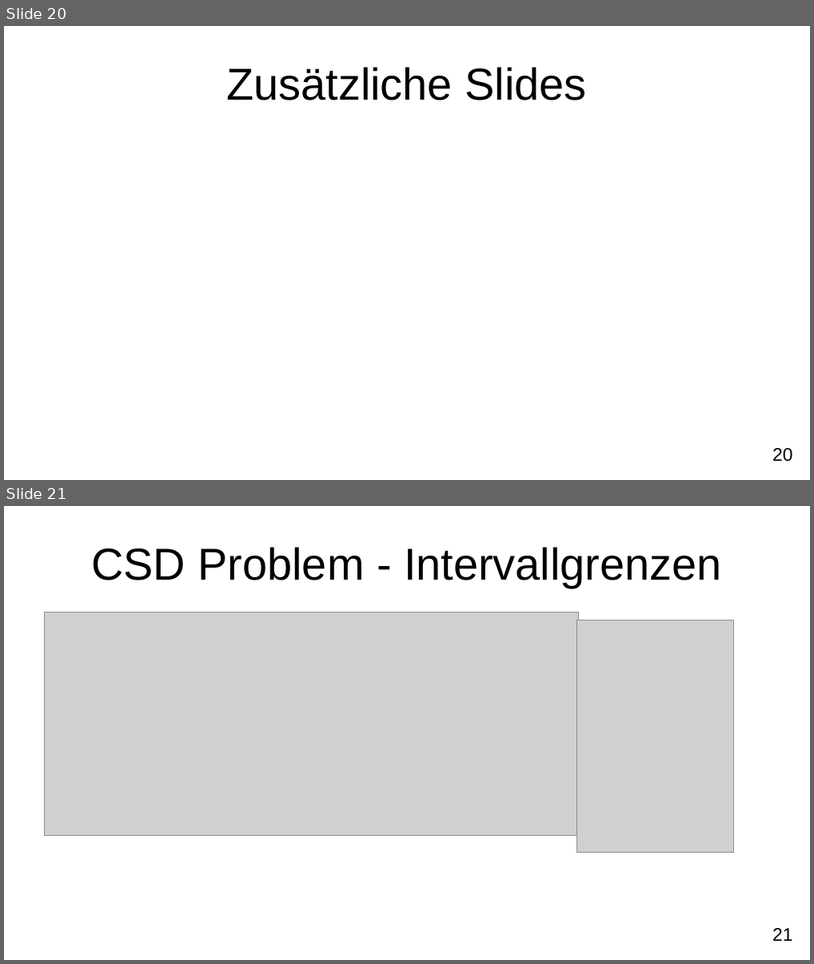
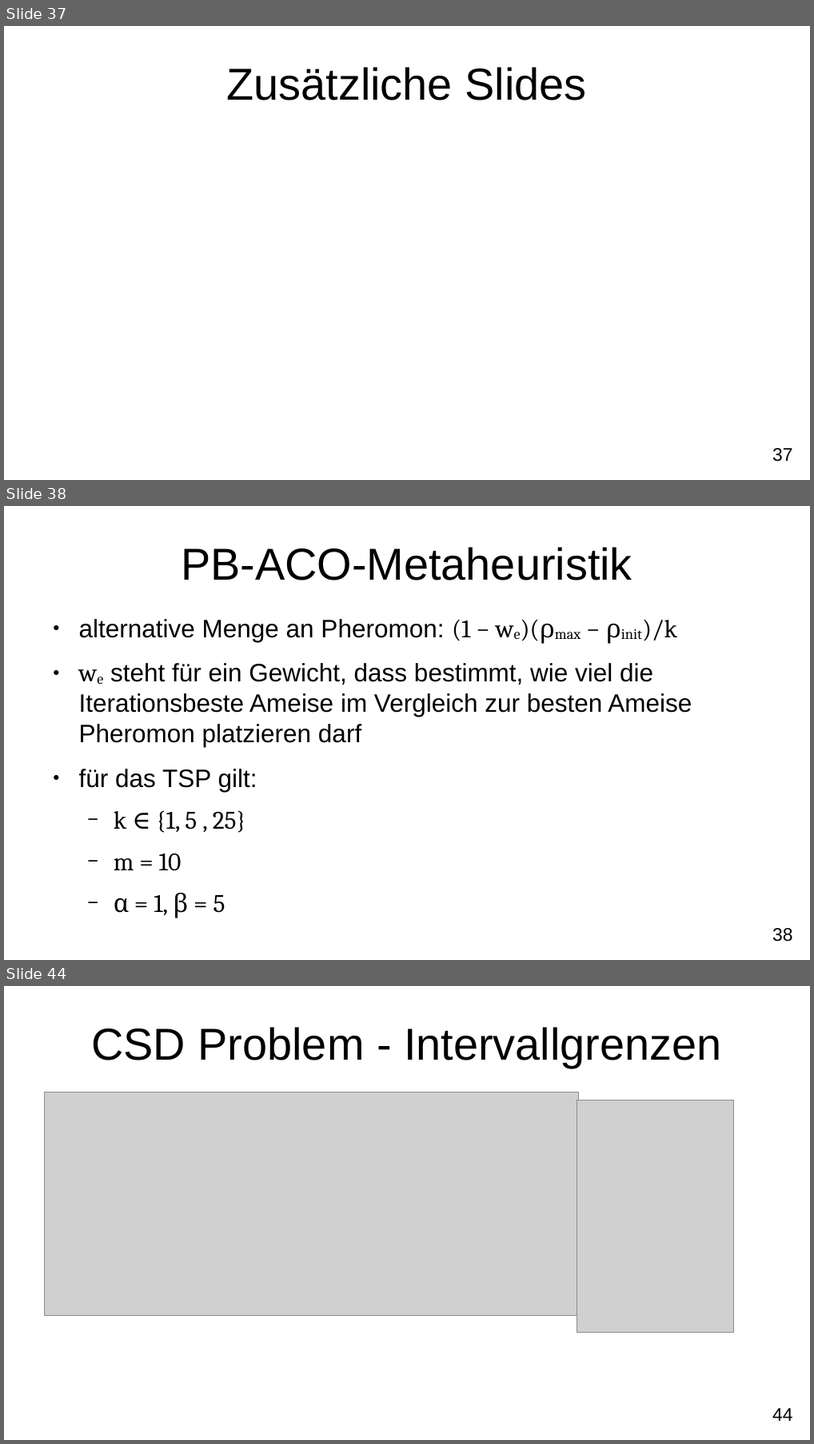
Before and after one commit to FXJackAll/Masterarbeit_Code, a slide deck: Masterarbeit_Verteidigung/Masterarbeit_Verteidigung.odp. Shown one above the other, each under a label of ours: slides 20 and 21 before the commit, slides 37, 38 and 44 after it; the slides between them are not shown. The pictures are 814x964 and 814x1444 pixels, drawn with LibreOffice and Linux fonts; fonts in the diff are those of the drawing; grey boxes stand for pictures; background and template pictures are left out. Boxes give left, top, right and bottom in pixels: in the first picture for what was removed or moved away, otherwise in the second. Text is boxed around its words. In the diff, an @@ line names an element or a change of style, - is before the commit and + after.

```diff
--- a/Masterarbeit_Verteidigung/Masterarbeit_Verteidigung.odp
+++ b/Masterarbeit_Verteidigung/Masterarbeit_Verteidigung.odp
@@ slide 38 added at [4, 506, 810, 960], background #FFFFFF; not listed: 1 template element that a slide beside it also shows @@
@@ title added at [181, 547, 633, 580], 44 pt, text #000000 @@
+PB-ACO-Metaheuristik
@@ text added at [79, 619, 692, 918], 24.8 pt, text #000000 @@
+● alternative Menge an Pheromon: (1 − we)(ρmax − ρinit)/k
+● we steht für ein Gewicht, dass bestimmt, wie viel die Iterationsbeste Ameise im Vergleich zur besten Ameise Pheromon platzieren darf
+● für das TSP gilt:
+  − k ∈ {1, 5 , 25}
+  − m = 10
+  − α = 1, β = 5
@@ what was slide 20 is now slide 37 @@
@@ page number at [773, 448, 793, 461]: text changed @@
-20
+37
@@ what was slide 21 is now slide 44 @@
@@ page number at [773, 1408, 793, 1420]: text changed @@
-21
+44
```
Also in this commit, not shown: 3 slides changed, 22 other slides added, 7 other files.
